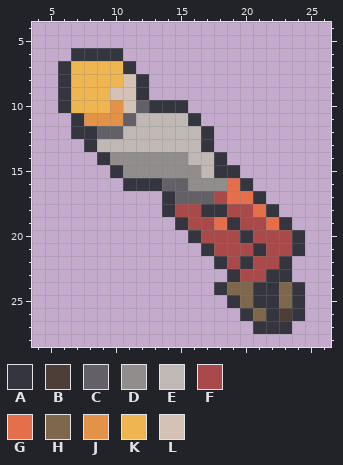
One commit to this pixel-art sprite: Sprites/Player/guy_up_2.png. Above, as it was before the edit.
The file is 32x32 pixels. Shown: x 4..26, y 4..28.
Palette (. is transparent): A #353540  B #4d3f38  C #636167  D #918d8d  E #bfb8b4  F #a94949  G #e56f4b  H #7e674c  J #e39347  K #eeb551  L #d4c2b6
The same view after the edit:
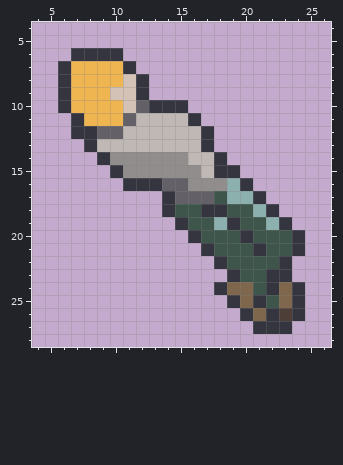
Change:
colour F: #a94949 -> #3e554c
colour G: #e56f4b -> #8bb0ad
y 10: x 10 J -> K
y 11: x 8..10 JJJ -> KKK
y 22: x 20 A -> F
y 24: x 21 A -> F
y 25: x 22 A -> F
Changed places in both pictures, as pixel boxes (x1, y1, x2, y2):
changed: (84, 100, 123, 126)
changed: (175, 178, 292, 308)
